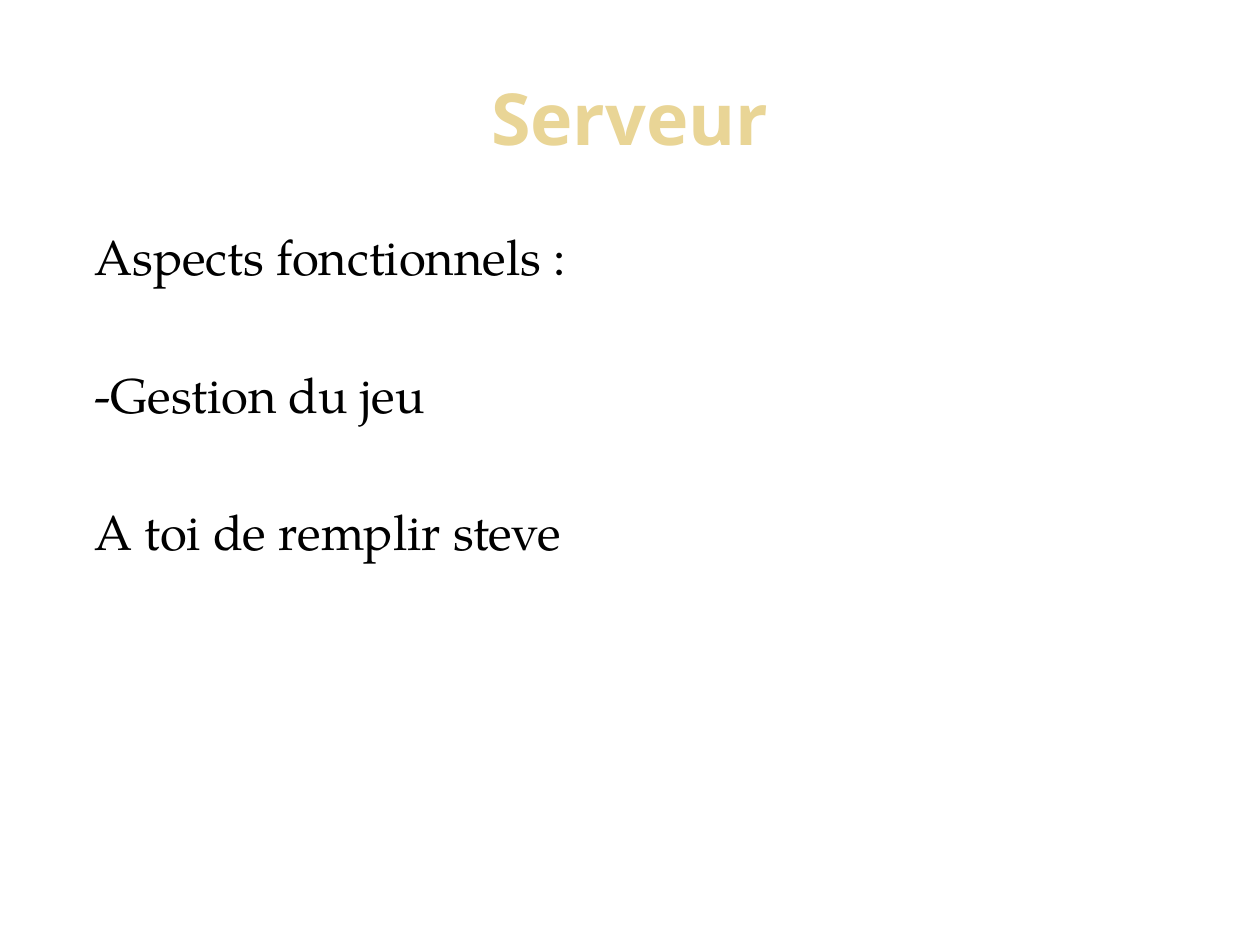
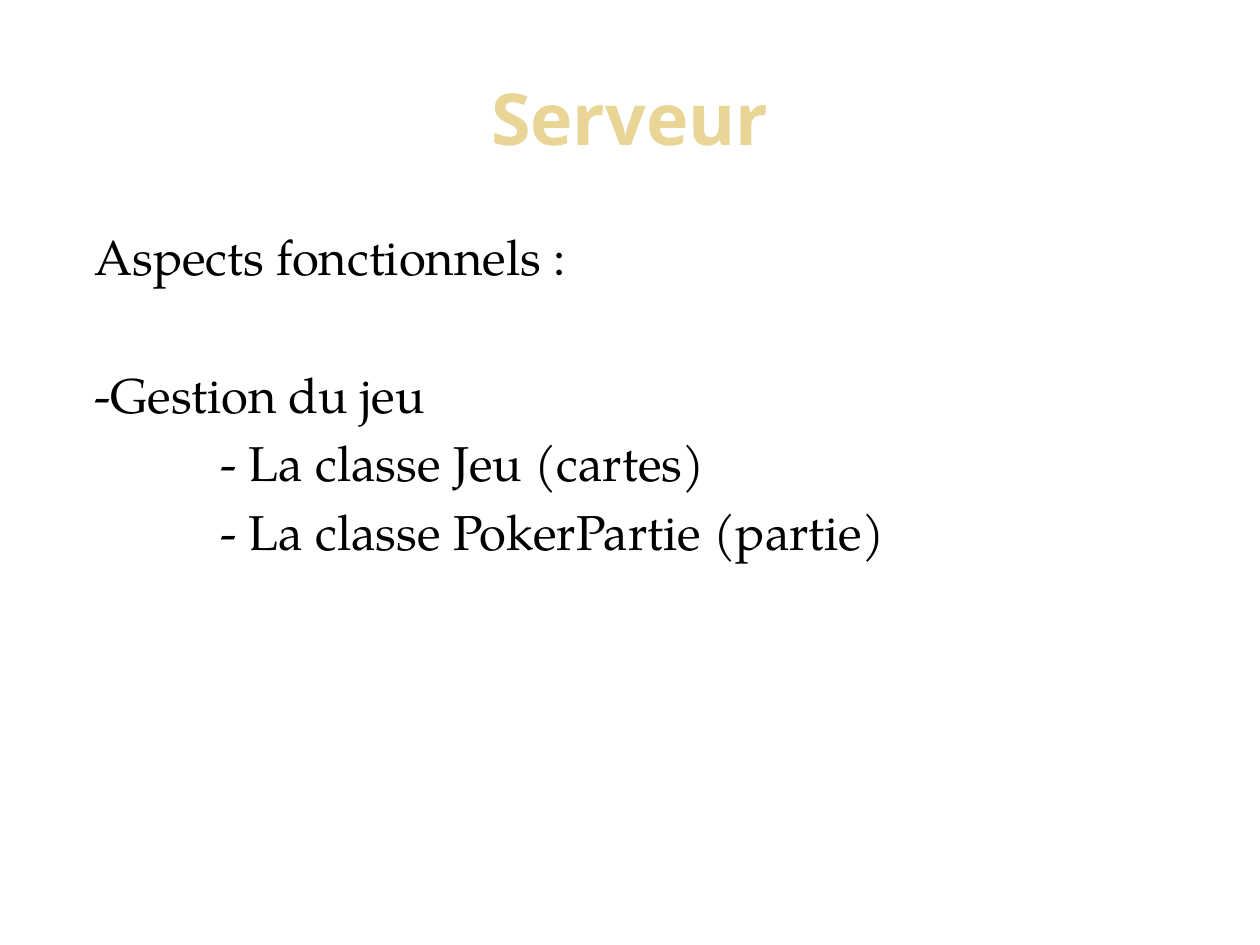
Before and after one commit to congatobu/pokergame-l3, a slide deck: slide 6 of Rapport/PowerPoint/ben-steve.pptx. Drawn at 1260x945 pixels with LibreOffice and Linux fonts; fonts in the diff are those of the drawing; background and template pictures are left out. Boxes give left, top, right and bottom in pixels: in the first picture for what was removed or moved away, otherwise in the second. Text is boxed around its words. In the diff, an @@ line names an element or a change of style, - is before the commit and + after.

```diff
--- a/Rapport/PowerPoint/ben-steve.pptx
+++ b/Rapport/PowerPoint/ben-steve.pptx
@@ text at bbox=[249, 444, 884, 564]: text changed @@
-A toi de remplir steve
+- La classe Jeu (cartes)
+- La classe PokerPartie (partie)
```
Also in this commit, not shown: 1 other slide changed, 2 slides added.
